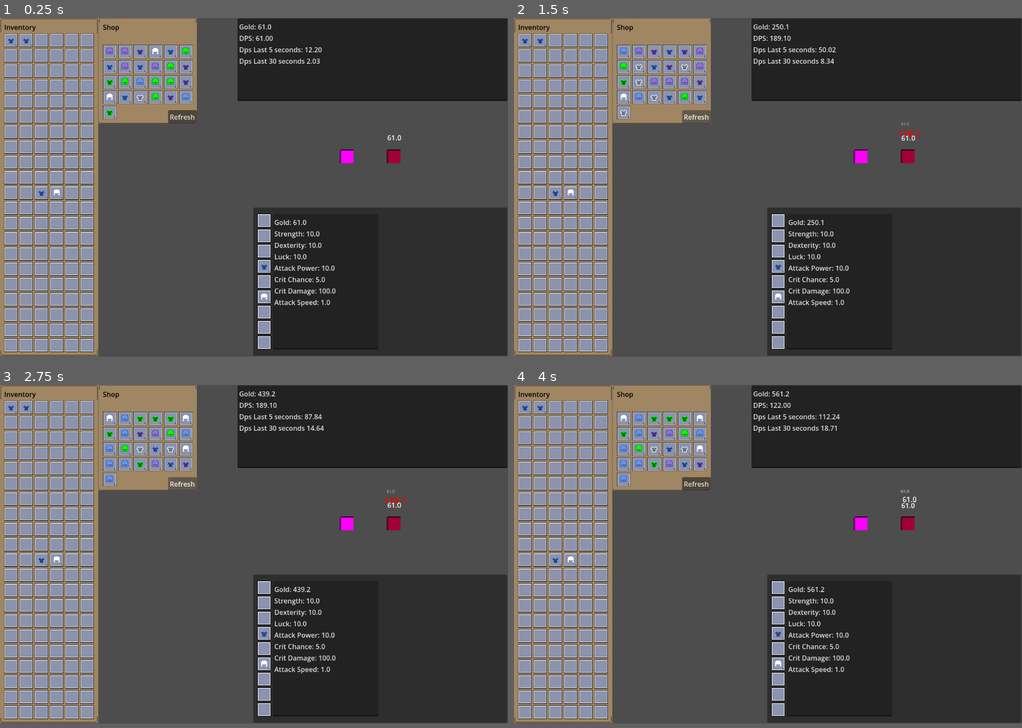
Above: before the commit, frames 1-4 (two rows, left to right).
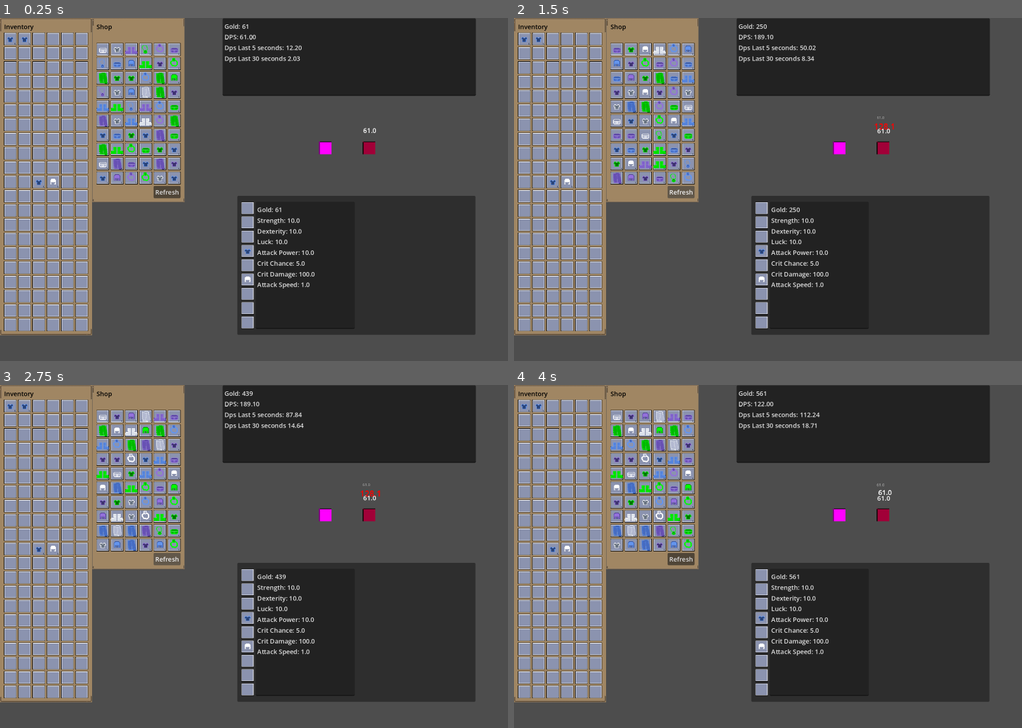
Above: after the commit, the same moments.

Repository: rodrigo-travessa/idleDummyTarget
Game: Godot game, scene res://main.tscn
Same seed, same stepped clock (60 frames per second), same inputs: the game is played once before the commit and once after it.
Inputs (mouse positions are in pixels of both pictures, inside the frame that each line leads up to):
- Up to frame 1 (0.25 s): no input
- Up to frame 2 (1.5 s): click "Refresh" at 0.5 s; click "Refresh" at 1.25 s
- Up to frame 3 (2.75 s): click "Refresh" at 2 s
- Up to frame 4 (4 s): move the mouse to (879, 535) at 2.77 s; press the mouse at (879, 535) at 2.78 s; move the mouse to (666, 570) at 3.52 s; release the mouse at (666, 570) at 3.53 s; click (666, 570) at 3.6 s
In our replay, the window is 800x533 before the commit and 800x540 after it. These sizes can differ from the game's own. Grey fills any space a smaller window leaves; there, only what the larger window draws over its background counts as a difference.

The runs differ from the first frame. In frame 1, 33% of the frame differs, in the area x 0-100%, y 0-99%; in frame 2, 33%; in frame 3, 33%; in frame 4, 33%.

Commit message:
s

Diff:
--- a/Environments/training_room.gd
+++ b/Environments/training_room.gd
@@ -45,7 +45,7 @@
 	var dps_item_change = damage_since_item_change / time_since_item_change
 
 	var current_gold = player.stats.total_gold if player and player.stats else 0.0
-	var text = "Gold: %s \n" % current_gold
+	var text = "Gold: %.0f \n" % current_gold
 	text += "DPS: %.2f\n" % dps_1s
 	text += "Dps Last 5 seconds: %.2f\n" % dps_5s
 	text += "Dps Last 30 seconds %.2f\n" % dps_30s
--- a/GameComponents/Core_Components/enums.gd
+++ b/GameComponents/Core_Components/enums.gd
@@ -47,8 +47,8 @@
 	HELMET,
 	CHEST,
 	LEGS,
-	WEAPON,
-	SHIELD,
+	#WEAPON,
+	#SHIELD,
 	RING,
 	BELT,
 	BOOTS,
--- a/GameComponents/ItemSystem/Inventory/item_slot.gd
+++ b/GameComponents/ItemSystem/Inventory/item_slot.gd
@@ -36,6 +36,7 @@
 		tooltip.visible = true
 		tooltip.ItemName = current_item.item_name
 		tooltip.ItemTexture = current_item.item_texture
+		tooltip.ItemPrice = current_item.price
 		tooltip.TextureModulate = get_tier_color(current_item.item_stats.size())
 
 		var stats_text = ""
--- /dev/null
+++ b/GameComponents/ItemSystem/Items/Belt.tres
@@ -0,0 +1,9 @@
+[gd_resource type="Resource" script_class="ItemData" format=3 uid="uid://ds71qoecfmoru"]
+
+[ext_resource type="Script" uid="uid://b01ajb4mant13" path="res://GameComponents/ItemSystem/Items/item_data.gd" id="1_earlf"]
+[ext_resource type="Texture2D" uid="uid://cltl11jna2o0v" path="res://GameComponents/ItemSystem/Items/belt.png" id="1_p1h17"]
+
+[resource]
+script = ExtResource("1_earlf")
+item_texture = ExtResource("1_p1h17")
+metadata/_custom_type_script = "uid://b01ajb4mant13"
--- /dev/null
+++ b/GameComponents/ItemSystem/Items/Ring.tres
@@ -0,0 +1,9 @@
+[gd_resource type="Resource" script_class="ItemData" format=3 uid="uid://cgrmg0212uuow"]
+
+[ext_resource type="Script" uid="uid://b01ajb4mant13" path="res://GameComponents/ItemSystem/Items/item_data.gd" id="1_dhuy2"]
+[ext_resource type="Texture2D" uid="uid://b7mm40yivm50p" path="res://GameComponents/ItemSystem/Items/Ring.png" id="1_tefmq"]
+
+[resource]
+script = ExtResource("1_dhuy2")
+item_texture = ExtResource("1_tefmq")
+metadata/_custom_type_script = "uid://b01ajb4mant13"
--- /dev/null
+++ b/GameComponents/ItemSystem/Items/amulet.tres
@@ -0,0 +1,9 @@
+[gd_resource type="Resource" script_class="ItemData" format=3 uid="uid://dapd61mlgamhj"]
+
+[ext_resource type="Script" uid="uid://b01ajb4mant13" path="res://GameComponents/ItemSystem/Items/item_data.gd" id="1_rrnbx"]
+[ext_resource type="Texture2D" uid="uid://76lq557jmme7" path="res://GameComponents/ItemSystem/Items/amulet.png" id="1_u6n7q"]
+
+[resource]
+script = ExtResource("1_rrnbx")
+item_texture = ExtResource("1_u6n7q")
+metadata/_custom_type_script = "uid://b01ajb4mant13"
--- a/GameComponents/ItemSystem/Items/item_data.gd
+++ b/GameComponents/ItemSystem/Items/item_data.gd
@@ -6,3 +6,4 @@
 @export var item_amount: int = 1
 @export var item_type: Enums.ItemType
 @export var item_stats: Dictionary[Enums.StatId, int]
+@export var price: int = 0
--- /dev/null
+++ b/GameComponents/ItemSystem/Items/pants.tres
@@ -0,0 +1,9 @@
+[gd_resource type="Resource" script_class="ItemData" format=3 uid="uid://dickkxwgmvm4x"]
+
+[ext_resource type="Script" uid="uid://b01ajb4mant13" path="res://GameComponents/ItemSystem/Items/item_data.gd" id="1_8fyas"]
+[ext_resource type="Texture2D" uid="uid://dglk0dnqpq136" path="res://GameComponents/ItemSystem/Items/pants.png" id="1_l4j0w"]
+
+[resource]
+script = ExtResource("1_8fyas")
+item_texture = ExtResource("1_l4j0w")
+metadata/_custom_type_script = "uid://b01ajb4mant13"
--- a/GameComponents/ItemSystem/Shop/shop_container.gd
+++ b/GameComponents/ItemSystem/Shop/shop_container.gd
@@ -3,11 +3,17 @@
 @export var inventory_data: InventoryData
 
 var current_dragged_item_data: Dictionary
+var shop_size: int = 60
 
-var item_textures = [
-	preload("res://GameComponents/ItemSystem/Items/Armor.png"),
-	preload("res://GameComponents/ItemSystem/Items/Helmet.png")
-]
+var item_textures = {
+	Enums.ItemType.HELMET: preload("res://GameComponents/ItemSystem/Items/Helmet.png"),
+	Enums.ItemType.CHEST: preload("res://GameComponents/ItemSystem/Items/Armor.png"),
+	Enums.ItemType.LEGS: preload("res://GameComponents/ItemSystem/Items/pants.png"),
+	Enums.ItemType.RING: preload("res://GameComponents/ItemSystem/Items/Ring.png"),
+	Enums.ItemType.BELT: preload("res://GameComponents/ItemSystem/Items/belt.png"),
+	Enums.ItemType.BOOTS: preload("res://GameComponents/ItemSystem/Items/boots.png"),
+	Enums.ItemType.AMULET: preload("res://GameComponents/ItemSystem/Items/amulet.png")
+}
 
 func _process(_delta: float) -> void:
 	if not has_node("ItemDrag"):
@@ -30,16 +36,16 @@
 
 func generate_shop_items() -> void:
 	inventory_data = InventoryData.new()
-	inventory_data.item_data.resize(25)
+	inventory_data.item_data.resize(shop_size)
 
-	for i in range(25):
+	for i in range(shop_size):
 		inventory_data.item_data[i] = generate_random_item()
 
 func generate_random_item() -> ItemData:
 	var item = ItemData.new()
 	item.item_name = "Random Item"
-	item.item_texture = item_textures[randi() % item_textures.size()]
-	item.item_type = Enums.ItemType.values()[randi() % Enums.ItemType.size()]
+	item.item_type = item_textures.keys()[randi() % item_textures.size()]
+	item.item_texture = item_textures[item.item_type]
 
 	var num_stats = randi_range(1, 4)
 	var available_stats = Enums.StatId.values()
@@ -49,6 +55,8 @@
 		var stat_id = available_stats[i]
 		var stat_value = randi_range(0, 10)
 		item.item_stats[stat_id] = stat_value
+
+	item.price = item.item_stats.size() * 10 + randi_range(0, 10)
 
 	return item
 
@@ -79,8 +87,18 @@
 
 		var source_data = hovered_node.inventory_data
 		var current_index : int = hovered_node.index
-		if not source_data.item_data[current_index]:
+		var item = source_data.item_data[current_index]
+		if not item:
 			return
+
+		var player: Player = get_tree().root.find_child("Player", true, false)
+		if player and player.stats:
+			if player.stats.total_gold < item.price:
+				print("Not enough gold!")
+				return
+			else:
+				player.stats.total_gold -= item.price
+
 		create_drag_item(current_index, source_data)
 		source_data.item_data[current_index] = null
 		GlobalSignalBus.UpdateInventory.emit()
--- a/GameComponents/ItemSystem/Shop/shop_container.tscn
+++ b/GameComponents/ItemSystem/Shop/shop_container.tscn
@@ -42,7 +42,7 @@
 layout_mode = 2
 columns = 6
 
-[node name="RefreshShopButton" type="Button" parent="PanelContainer" unique_id=873292914]
+[node name="RefreshShopButton" type="Button" parent="PanelContainer/MarginContainer/VBoxContainer" unique_id=873292914]
 unique_name_in_owner = true
 layout_mode = 2
 size_flags_horizontal = 8
--- a/GameComponents/UI_Components/tooltip.gd
+++ b/GameComponents/UI_Components/tooltip.gd
@@ -3,6 +3,7 @@
 
 var ItemName: String
 var ItemStats: String
+var ItemPrice: int
 var ItemTexture: Texture2D
 var TextureModulate: Color = Color.WHITE
 
@@ -10,5 +11,5 @@
 	%ItemName.text = ItemName
 	%ItemTexture.texture = ItemTexture
 	%ItemTexture.modulate = TextureModulate
-	%ItemStats.text = ItemStats
+	%ItemStats.text = ItemStats + "Price: %s Gold" % ItemPrice
 	get_tree().create_timer(10).timeout.connect(queue_free)
--- a/GameComponents/UI_Components/tooltip.tscn
+++ b/GameComponents/UI_Components/tooltip.tscn
@@ -11,7 +11,7 @@
 script = ExtResource("1_wwgg8")
 
 [node name="TextureRect" type="TextureRect" parent="." unique_id=782448410]
-custom_minimum_size = Vector2(150, 200)
+custom_minimum_size = Vector2(150, 250)
 layout_mode = 0
 offset_right = 40.0
 offset_bottom = 40.0
--- a/Player/player_stats.gd
+++ b/Player/player_stats.gd
@@ -80,7 +80,7 @@
 func get_stat_string() -> String:
 	var stats_string: String = ""
 
-	stats_string += "Gold: %s \n" % total_gold
+	stats_string += "Gold: %.0f \n" % total_gold
 	stats_string += "Strength: %s \n" % get_stat(Enums.StatId.STRENGTH)
 	stats_string += "Dexterity: %s \n" % get_stat(Enums.StatId.DEXTERITY)
 	stats_string += "Luck: %s \n" % get_stat(Enums.StatId.LUCK)
--- a/project.godot
+++ b/project.godot
@@ -22,8 +22,9 @@
 
 [display]
 
-window/size/viewport_width=1200
-window/size/viewport_height=800
+window/size/viewport_width=1600
+window/size/viewport_height=1080
+window/stretch/scale=1.25
 
 [input]
 
Binary file added: GameComponents/ItemSystem/Items/Ring.png
Not shown, added: GameComponents/ItemSystem/Items/Ring.png.import
Binary file added: GameComponents/ItemSystem/Items/amulet.png
Not shown, added: GameComponents/ItemSystem/Items/amulet.png.import
Binary file added: GameComponents/ItemSystem/Items/belt.png
Not shown, added: GameComponents/ItemSystem/Items/belt.png.import
Binary file added: GameComponents/ItemSystem/Items/boots.png
Not shown, added: GameComponents/ItemSystem/Items/boots.png.import
Binary file added: GameComponents/ItemSystem/Items/pants.png
Not shown, added: GameComponents/ItemSystem/Items/pants.png.import
